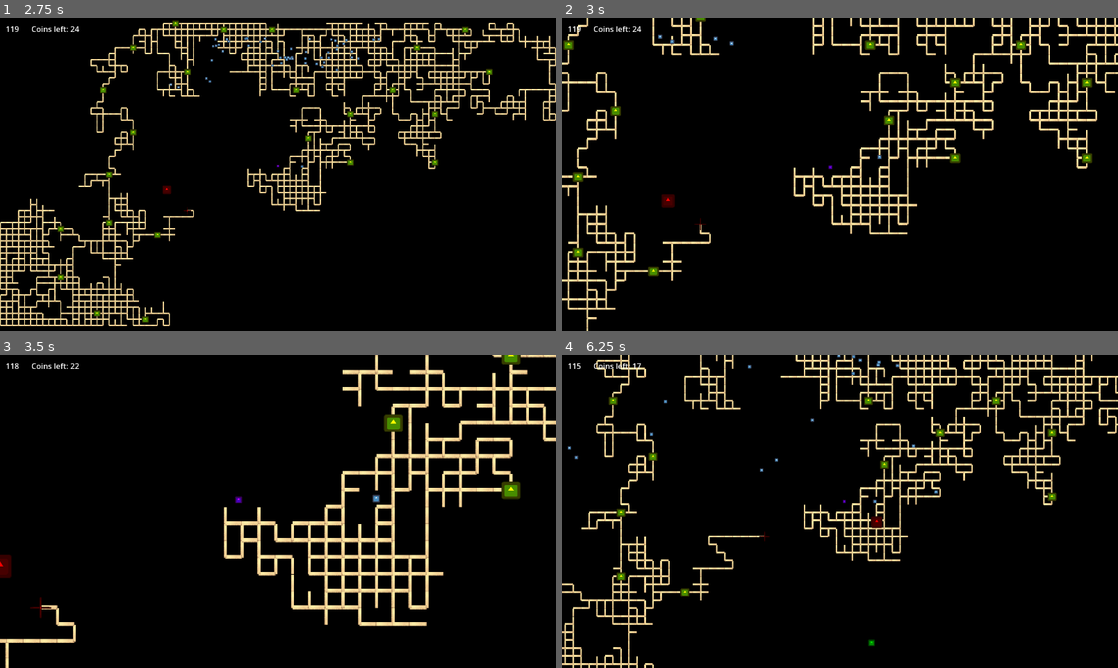
Above: before the commit, frames 1-4 (two rows, left to right).
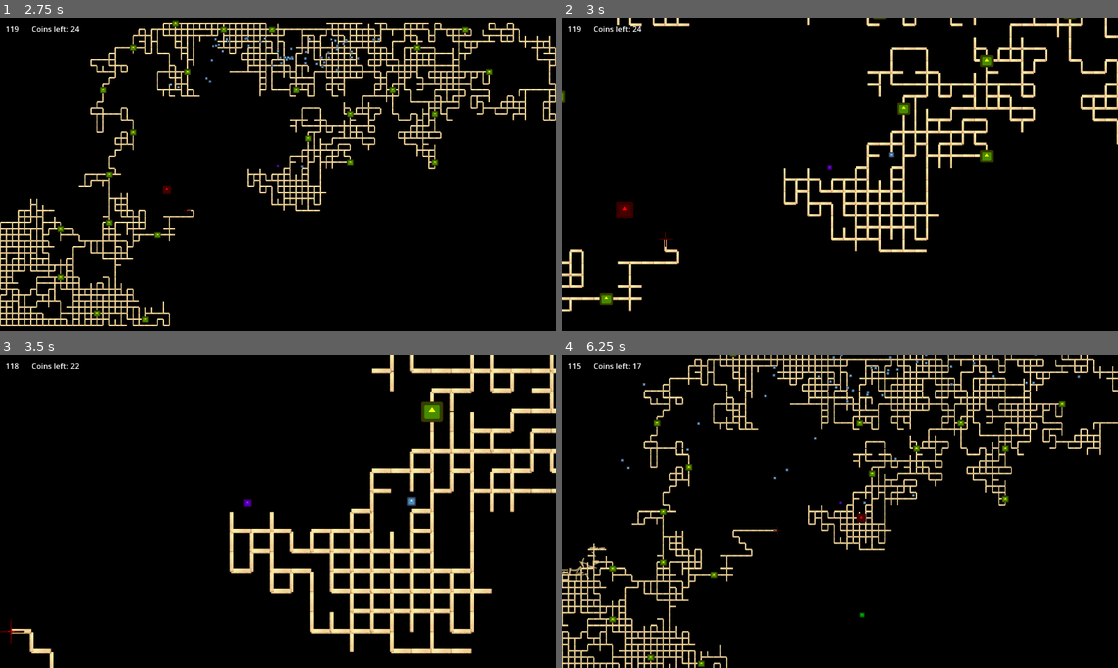
Above: after the commit, the same moments.

Repository: Kurooco/TwoDays
Game: Godot game, scene res://game_manager.tscn
Two runs of this game, one before a commit and one after it. Both use one fixed random seed, a clock stepped at 60 frames per second and the inputs below. The engine's default icon, where the game draws it, is replaced by a stand-in: a white triangle on a blue panel in a dark square.
Inputs (mouse positions are in pixels of both pictures, inside the frame that each line leads up to):
- Up to frame 1 (2.75 s): click "Start" at 0.5 s; move the mouse to (400, 158) at 1.27 s; hold W (up) from 1.28 s (still down); move the mouse to (166, 190) at 2.02 s; click (166, 190) at 2.1 s
- Up to frame 2 (3 s): keep holding W (up); move the mouse to (895, 105) at 2.77 s; hold A (left) from 2.78 s (still down); tap C (toggle camera) at 2.85 s
- Up to frame 3 (3.5 s): keep holding W (up); keep holding A (left)
- Up to frame 4 (6.25 s): move the mouse to (812, 574) at 3.52 s; release A (left) at 3.53 s; move the mouse to (1006, 558) at 4.27 s; click (1006, 558) at 4.35 s; move the mouse to (673, 464) at 5.02 s; release W (up) at 5.03 s; hold D (down) 5.03-5.78 s; tap C (toggle camera) at 5.1 s; tap W (up) at 5.27, 5.3, 5.57 s; move the mouse to (867, 511) at 5.77 s; hold W (up) from 5.78 s (still down)

Frame 1 is identical in both runs. In frame 2, 14% of the frame differs, in the area x 0-100%, y 0-100%; in frame 3, 16%; in frame 4, 18%.

Commit message:
Fixed camera, added destruction effects

Diff:
--- a/platform.gd
+++ b/platform.gd
@@ -1,5 +1,8 @@
-extends StaticBody2D
+extends RigidBody2D
 
+var FADE_RATE = 0.5
+
+var is_destroyed = false
 
 # Called when the node enters the scene tree for the first time.
 func _ready():
@@ -10,8 +13,18 @@
 func _process(delta):
 	if(Input.is_action_just_pressed("down") && !$PlayerDestroy.get_overlapping_bodies().is_empty()):
 		destroy(position, 100)
+	if(is_destroyed):
+		#print_debug($Sprite2D.modulate.a)
+		$Sprite2D.modulate.a = move_toward($Sprite2D.modulate.a, 0, delta*FADE_RATE)
+		if($Sprite2D.modulate.a == 0):
+			queue_free()
 
 
 func destroy(p, r):
 	if(p.distance_to(position) < r):
-		queue_free()
+		set_collision_layer_value(2, false)
+		gravity_scale = 1
+		apply_impulse(p.direction_to(position)*200)
+		$CollisionShape2D.set_deferred("one_way_collision", false)
+		is_destroyed = true
+		#queue_free()
--- a/platform.tscn
+++ b/platform.tscn
@@ -1,7 +1,10 @@
-[gd_scene load_steps=5 format=3 uid="uid://cq78ane1yx2ai"]
+[gd_scene load_steps=6 format=3 uid="uid://cq78ane1yx2ai"]
 
 [ext_resource type="Script" path="res://platform.gd" id="1_dkraa"]
 [ext_resource type="Texture2D" uid="uid://cmoo4ojti6bl0" path="res://art/platform.png" id="2_ih02s"]
+
+[sub_resource type="PhysicsMaterial" id="PhysicsMaterial_l64j7"]
+bounce = 0.3
 
 [sub_resource type="RectangleShape2D" id="RectangleShape2D_ccusl"]
 size = Vector2(50, 10)
@@ -9,9 +12,12 @@
 [sub_resource type="RectangleShape2D" id="RectangleShape2D_jyhxk"]
 size = Vector2(28, 12)
 
-[node name="StaticBody2D" type="StaticBody2D" groups=["structure"]]
+[node name="StaticBody2D" type="RigidBody2D" groups=["structure"]]
 rotation = -3.14159
 collision_layer = 2
+collision_mask = 2
+physics_material_override = SubResource("PhysicsMaterial_l64j7")
+gravity_scale = 0.0
 script = ExtResource("1_dkraa")
 
 [node name="CollisionShape2D" type="CollisionShape2D" parent="."]
@@ -24,7 +30,8 @@
 [node name="Sprite2D" type="Sprite2D" parent="."]
 z_index = -1
 position = Vector2(0.167991, 1)
-scale = Vector2(-2.5026, -2.3858)
+rotation = -3.14159
+scale = Vector2(2.5026, 2.3858)
 texture = ExtResource("2_ih02s")
 
 [node name="Area2D" type="Area2D" parent="."]
--- a/player_controller.gd
+++ b/player_controller.gd
@@ -1,6 +1,7 @@
 extends Node2D
 
 var camera_mode = false
+var camera_rate = .03
 var outward_zoom : Vector2
 signal player_died
 
@@ -17,11 +18,11 @@
 	if(Input.is_action_just_pressed("toggle camera")):
 		camera_mode = !camera_mode
 	if(camera_mode):
-		$Camera2D.position = lerp($Camera2D.position, $CharacterBody2D.position, .03)
-		$Camera2D.zoom = lerp($Camera2D.zoom, Vector2(.9, .9), .03)
+		$Camera2D.position = lerp($Camera2D.position, $CharacterBody2D.position, 1 - pow(camera_rate, delta))
+		$Camera2D.zoom = lerp($Camera2D.zoom, Vector2(.9, .9), 1 - pow(camera_rate, delta))
 	else:
-		$Camera2D.position = lerp($Camera2D.position, Vector2(0, 0), .03)
-		$Camera2D.zoom = lerp($Camera2D.zoom, outward_zoom, .03)
+		$Camera2D.position = lerp($Camera2D.position, Vector2(0, 0), 1 - pow(camera_rate, delta))
+		$Camera2D.zoom = lerp($Camera2D.zoom, outward_zoom, 1 - pow(camera_rate, delta))
 
 
 func _on_on_screen_rect_exit_rect():
--- a/pole.gd
+++ b/pole.gd
@@ -1,5 +1,8 @@
-extends Area2D
+extends RigidBody2D
 
+var FADE_RATE = 0.5
+
+var is_destroyed = false
 
 # Called when the node enters the scene tree for the first time.
 func _ready():
@@ -8,8 +11,17 @@
 
 # Called every frame. 'delta' is the elapsed time since the previous frame.
 func _process(delta):
-	pass
+	if(is_destroyed):
+		#print_debug($Sprite2D.modulate.a)
+		$Sprite2D.modulate.a = move_toward($Sprite2D.modulate.a, 0, delta*FADE_RATE)
+		if($Sprite2D.modulate.a == 0):
+			queue_free()
+
 
 func destroy(p, r):
 	if(p.distance_to(position) < r):
-		queue_free()
+		set_collision_layer_value(2, false)
+		gravity_scale = 1
+		apply_impulse(p.direction_to(position)*200)
+		$CollisionShape2D.set_deferred("one_way_collision", false)
+		is_destroyed = true
--- a/pole.tscn
+++ b/pole.tscn
@@ -6,9 +6,10 @@
 [sub_resource type="RectangleShape2D" id="RectangleShape2D_siaxe"]
 size = Vector2(50, 10)
 
-[node name="Area2D" type="Area2D" groups=["structure"]]
+[node name="Area2D" type="RigidBody2D" groups=["structure"]]
 collision_layer = 4
-collision_mask = 0
+collision_mask = 2
+gravity_scale = 0.0
 script = ExtResource("1_01bfx")
 
 [node name="CollisionShape2D" type="CollisionShape2D" parent="."]
